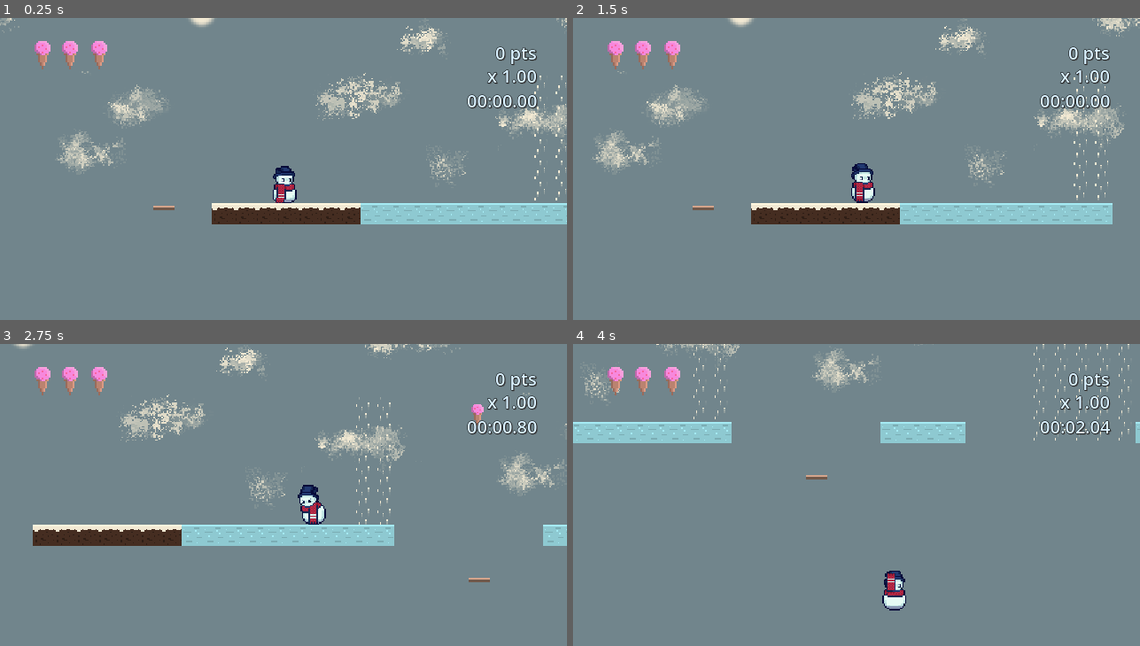
Above: before the commit, frames 1-4 (two rows, left to right).
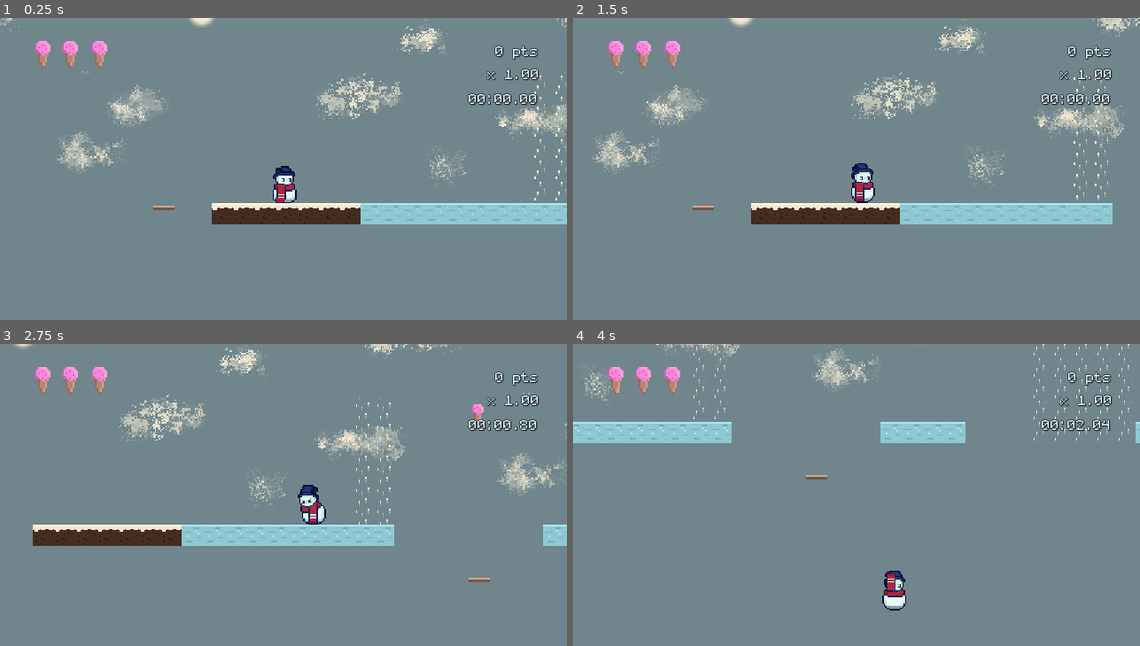
Above: after the commit, the same moments.

Repository: streebree/slickmode
Game: Godot game, scene res://scenes/areas/area2.tscn
Two runs of this game, one before a commit and one after it. Both use one fixed random seed, a clock stepped at 60 frames per second and the inputs below.
Inputs (mouse positions are in pixels of both pictures, inside the frame that each line leads up to):
- Up to frame 1 (0.25 s): no input
- Up to frame 2 (1.5 s): tap Enter (start) at 0.5, 1.35 s; move the mouse to (981, 162) at 0.52 s; hold Right (ui_right) from 0.53 s (still down); tap Shift (run) at 0.6 s; click (981, 162) at 0.67 s; tap Space (ui_accept) at 0.77 s; move the mouse to (743, 193) at 1.27 s
- Up to frame 3 (2.75 s): tap Space (ui_accept) at 1.52 s; move the mouse to (340, 434) at 2.02 s; release Right (ui_right) at 2.03 s; hold Left (ui_left) from 2.03 s (still down); tap F at 2.1 s
- Up to frame 4 (4 s): move the mouse to (828, 567) at 2.77 s; release Left (ui_left) at 2.78 s; hold Right (ui_right) from 2.78 s (still down); tap Shift (run) at 2.85 s; click (828, 567) at 2.92 s; tap Space (ui_accept) at 3.02, 3.77 s; move the mouse to (1026, 552) at 3.52 s; tap Enter (start) at 3.6 s

The runs differ from the first frame. In frame 1, 0.9% of the frame differs, in the area x 82-96%, y 9-30%; in frame 2, 0.9%; in frame 3, 0.9%; in frame 4, 1.0%, in the area x 82-96%, y 9-31%.

Commit message:
Add font

Diff:
--- a/slick-game/scenes/hud.tscn
+++ b/slick-game/scenes/hud.tscn
@@ -2,10 +2,11 @@
 
 [ext_resource type="Texture2D" uid="uid://kb41ex4lb4ht" path="res://assets/art/placeholder/icecreamcone.png" id="1_ahhtf"]
 [ext_resource type="Script" uid="uid://bmhupfrg4pevn" path="res://scenes/hud.gd" id="1_oo0fn"]
-
+[ext_resource type="FontFile" uid="uid://cm7k3bq0r3j0a" path="res://assets/monogram.ttf" id="3_5ysmq"]
 
 [sub_resource type="LabelSettings" id="LabelSettings_oo0fn"]
-font_size = 20
+font = ExtResource("3_5ysmq")
+font_size = 26
 font_color = Color(0.84867877, 0.94227004, 0.99999994, 1)
 outline_size = 2
 outline_color = Color(0, 0, 0, 1)
Binary file added: slick-game/assets/monogram.ttf
Not shown, added: slick-game/assets/monogram.ttf.import
